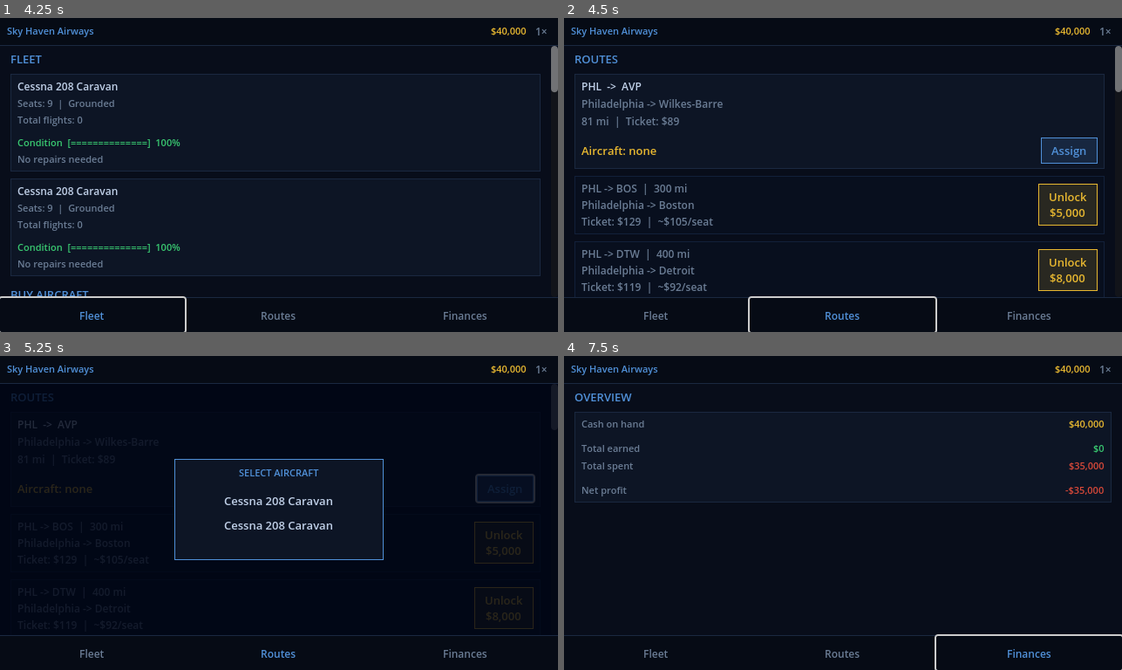
Above: before the commit, frames 1-4 (two rows, left to right).
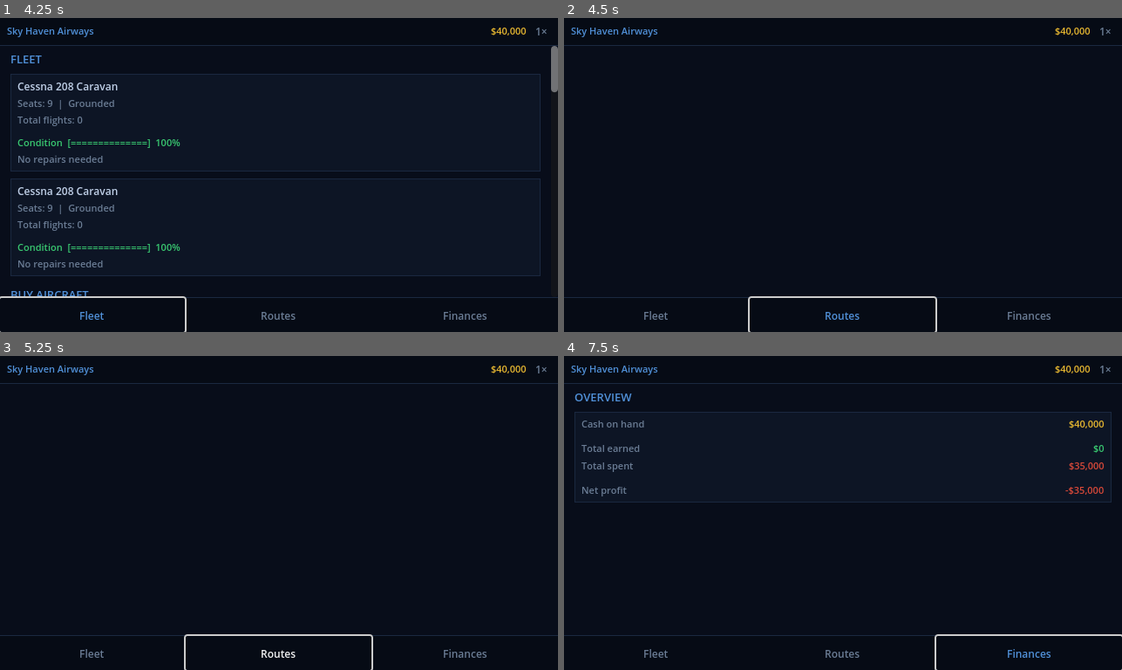
Above: after the commit, the same moments.

Repository: zaydons/idleplane
Game: Godot game, scene res://scenes/Main.tscn
Two runs of this game, one before a commit and one after it. Both use one fixed random seed, a clock stepped at 60 frames per second and the inputs below.
Inputs (mouse positions are in pixels of both pictures, inside the frame that each line leads up to):
- Up to frame 1 (4.25 s): click "1×" at 0.5 s; click "2×" at 1.25 s; click "5×" at 2 s; click "Buy" at 2.75 s; click "Fleet" at 3.5 s
- Up to frame 2 (4.5 s): click "Routes" at 4.25 s
- Up to frame 3 (5.25 s): click (507, 487) at 5 s, where only the run before the commit has a clickable "Assign"
- Up to frame 4 (7.5 s): click (1066, 541) at 5.75 s, where only the run before the commit has a clickable "Unlock $5,000"; click (1066, 607) at 6.5 s, where only the run before the commit has a clickable "Unlock $8,000"; click "Finances" at 7.25 s

Frame 1 is identical in both runs. In frame 2, 7.7% of the frame differs, in the area x 1-100%, y 8-89%; in frame 3, 2.1%; in frame 4, nothing differs.
Error before the commit: Invalid assignment of property or key 'horizontal_alignment' with value of type 'int' on a base object of type 'Button'. (res://scripts/panels/RoutesPanel.gd:3…
Error after the commit: Parse Error: Cannot infer the type of "p_idx" variable because the value doesn't have a set type. (res://scripts/panels/RoutesPanel.gd:293)

Commit message:
Sort picker: available planes first, reassignable at bottom with route shown
Available (grounded/idle) planes appear at the top in bright text.
Planes already on another route appear below a divider in dim text,
labelled 'Cessna 208 Caravan  PHL->AVP' instead of '(reassign)'.

https://claude.ai/code/session_01986nPrggumXDGhi1vRezn6

Diff:
--- a/scripts/panels/RoutesPanel.gd
+++ b/scripts/panels/RoutesPanel.gd
@@ -263,18 +263,48 @@
 	vbox.size_flags_horizontal = Control.SIZE_EXPAND_FILL
 	scroll.add_child(vbox)
 
-	var any := false
+	# Build two sorted lists: available first, then reassignable
+	var available := []
+	var reassignable := []
 	for plane_idx in GameState.planes.size():
 		var plane: Dictionary = GameState.planes[plane_idx]
 		if plane["status"] == "maintenance" or float(plane["condition"]) <= 0.0:
 			continue
-		any = true
-		var is_elsewhere := int(plane["assigned_route"]) != -1 and int(plane["assigned_route"]) != route_idx
+		var assigned_route: int = int(plane["assigned_route"])
+		if assigned_route != -1 and assigned_route != route_idx:
+			reassignable.append(plane_idx)
+		else:
+			available.append(plane_idx)
+
+	var any := available.size() > 0 or reassignable.size() > 0
+
+	for plane_idx in available:
+		var plane: Dictionary = GameState.planes[plane_idx]
 		var btn := Button.new()
-		btn.text = plane["name"] + ("  (reassign)" if is_elsewhere else "")
+		btn.text = plane["name"]
 		btn.flat = true
 		btn.add_theme_font_size_override("font_size", 13)
-		btn.add_theme_color_override("font_color",         C_DIM if is_elsewhere else C_TEXT)
+		btn.add_theme_color_override("font_color",         C_TEXT)
+		btn.add_theme_color_override("font_hover_color",   C_ACCENT)
+		btn.add_theme_color_override("font_pressed_color", C_ACCENT)
+		btn.add_theme_stylebox_override("normal",  _ghost_box())
+		btn.add_theme_stylebox_override("hover",   _ghost_box(Color(C_ACCENT.r, C_ACCENT.g, C_ACCENT.b, 0.15)))
+		btn.add_theme_stylebox_override("pressed", _ghost_box(Color(C_ACCENT.r, C_ACCENT.g, C_ACCENT.b, 0.15)))
+		var p_idx := plane_idx
+		btn.pressed.connect(func(): GameState.assign_plane_to_route(p_idx, route_idx))
+		vbox.add_child(btn)
+
+	if available.size() > 0 and reassignable.size() > 0:
+		vbox.add_child(_thin_sep())
+
+	for plane_idx in reassignable:
+		var plane: Dictionary = GameState.planes[plane_idx]
+		var r: Dictionary = GameState.routes[int(plane["assigned_route"])]
+		var btn := Button.new()
+		btn.text = "%s  %s->%s" % [plane["name"], r["origin"], r["destination"]]
+		btn.flat = true
+		btn.add_theme_font_size_override("font_size", 13)
+		btn.add_theme_color_override("font_color",         C_DIM)
 		btn.add_theme_color_override("font_hover_color",   C_ACCENT)
 		btn.add_theme_color_override("font_pressed_color", C_ACCENT)
 		btn.add_theme_stylebox_override("normal",  _ghost_box())
@@ -343,6 +373,13 @@
 	s.content_margin_top  = 3.0;  s.content_margin_bottom = 3.0
 	return s
 
+func _thin_sep() -> Control:
+	var sep := HSeparator.new()
+	var s := StyleBoxFlat.new()
+	s.bg_color = Color(C_BORDER.r, C_BORDER.g, C_BORDER.b, 0.4)
+	sep.add_theme_stylebox_override("separator", s)
+	return sep
+
 func _sep() -> Control:
 	var sep := HSeparator.new()
 	var s := StyleBoxFlat.new()
